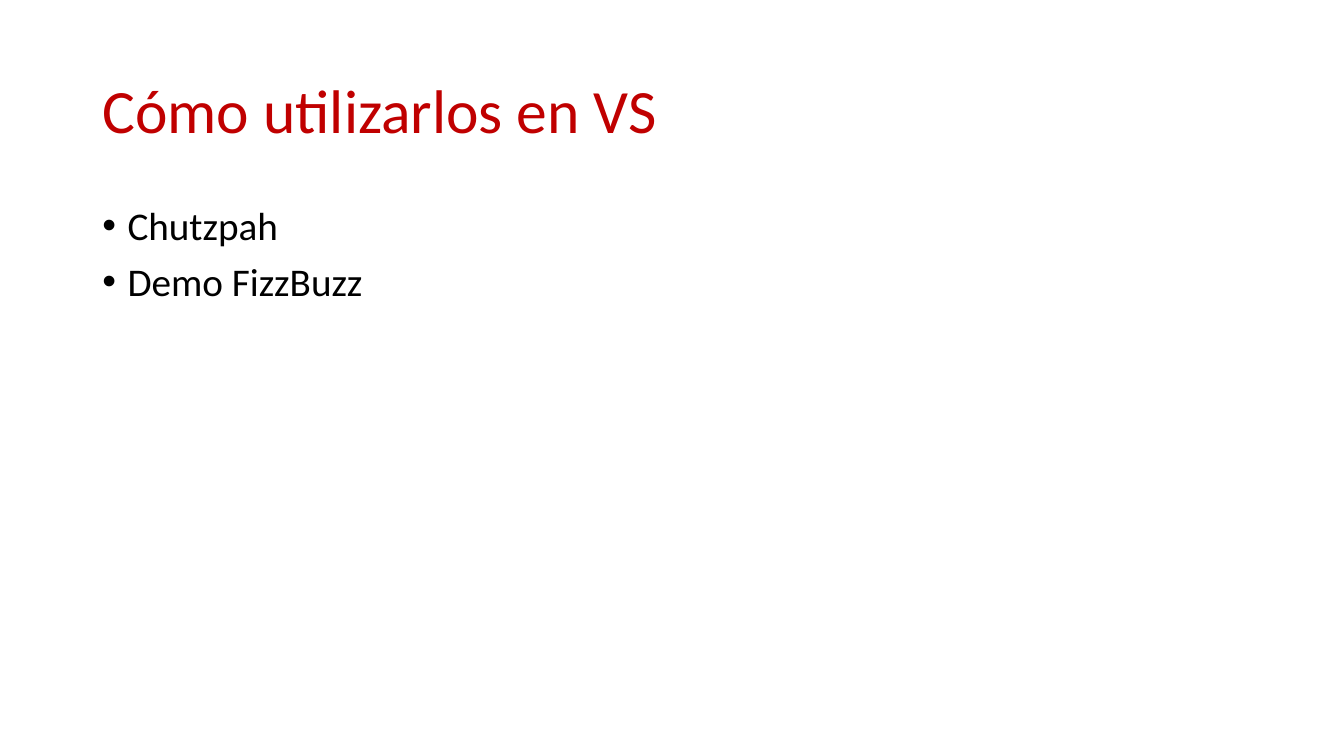
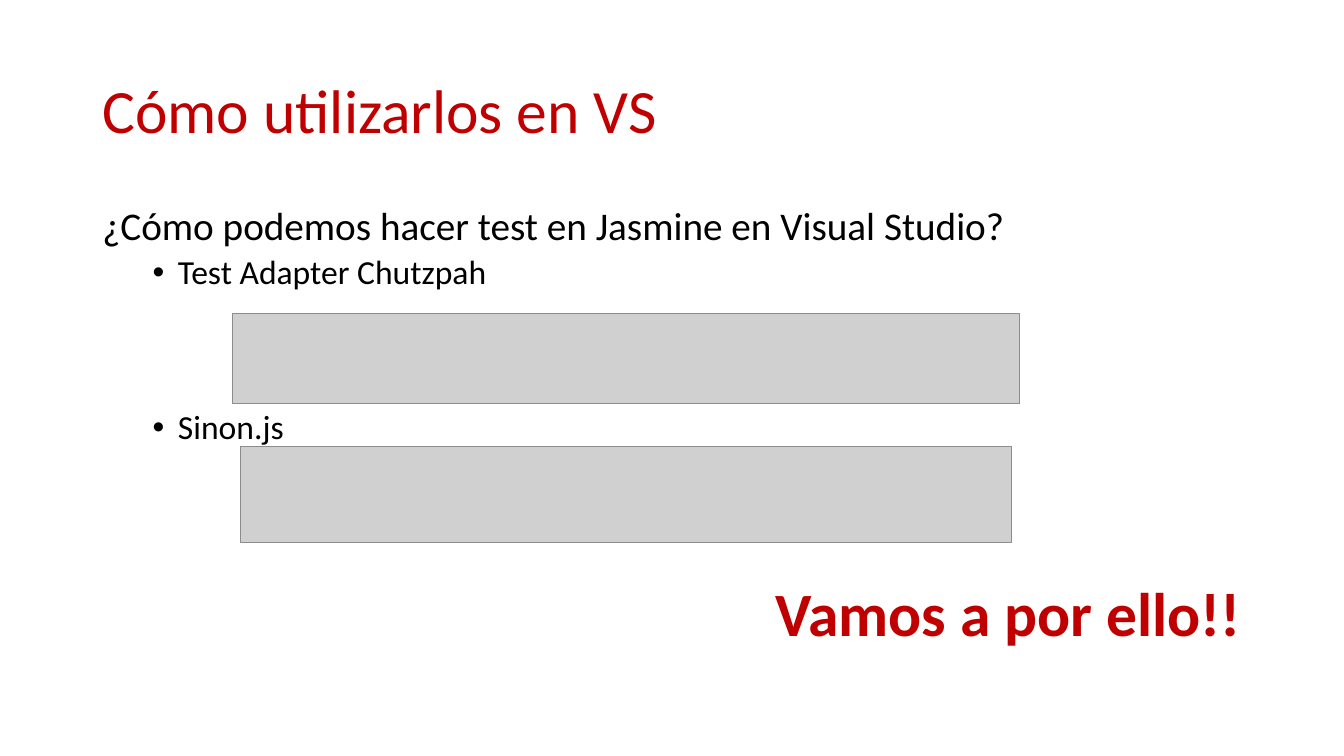
Before and after one commit to ericuss/TDD-Miercolex-Tokiota, a slide deck: slide 14 of Documentacion/jasmine.pptx (slide 3 before the commit). Drawn at 1344x756 pixels with LibreOffice and Linux fonts; fonts in the diff are those of the drawing; grey boxes stand for pictures; background and template pictures are left out. Boxes give left, top, right and bottom in pixels: in the first picture for what was removed or moved away, otherwise in the second. Text is boxed around its words. In the diff, an @@ line names an element or a change of style, - is before the commit and + after.

```diff
--- a/Documentacion/jasmine.pptx
+++ b/Documentacion/jasmine.pptx
@@ text at box(102, 212, 1240, 646): text changed @@
-• Chutzpah
-• Demo FizzBuzz
+¿Cómo podemos hacer test en Jasmine en Visual Studio?
+  • Test Adapter Chutzpah
+  • Sinon.js
+    Vamos a por ello!!
@@ picture added at box(232, 314, 1019, 404) @@
@@ picture added at box(240, 447, 1012, 542) @@
```
Also in this commit, not shown: 4 other slides changed, 6 slides added, 2 slides removed, 1 other file.
